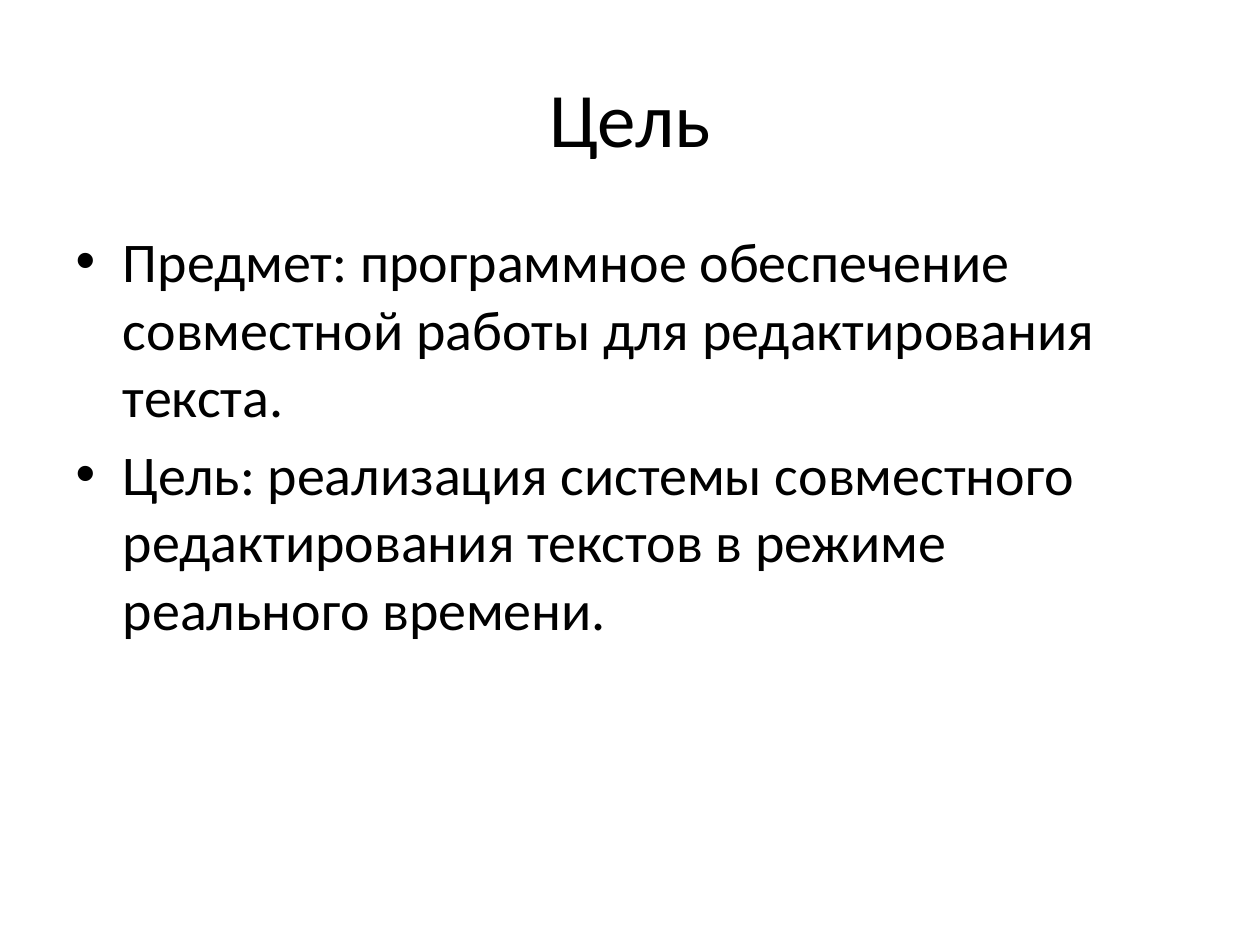
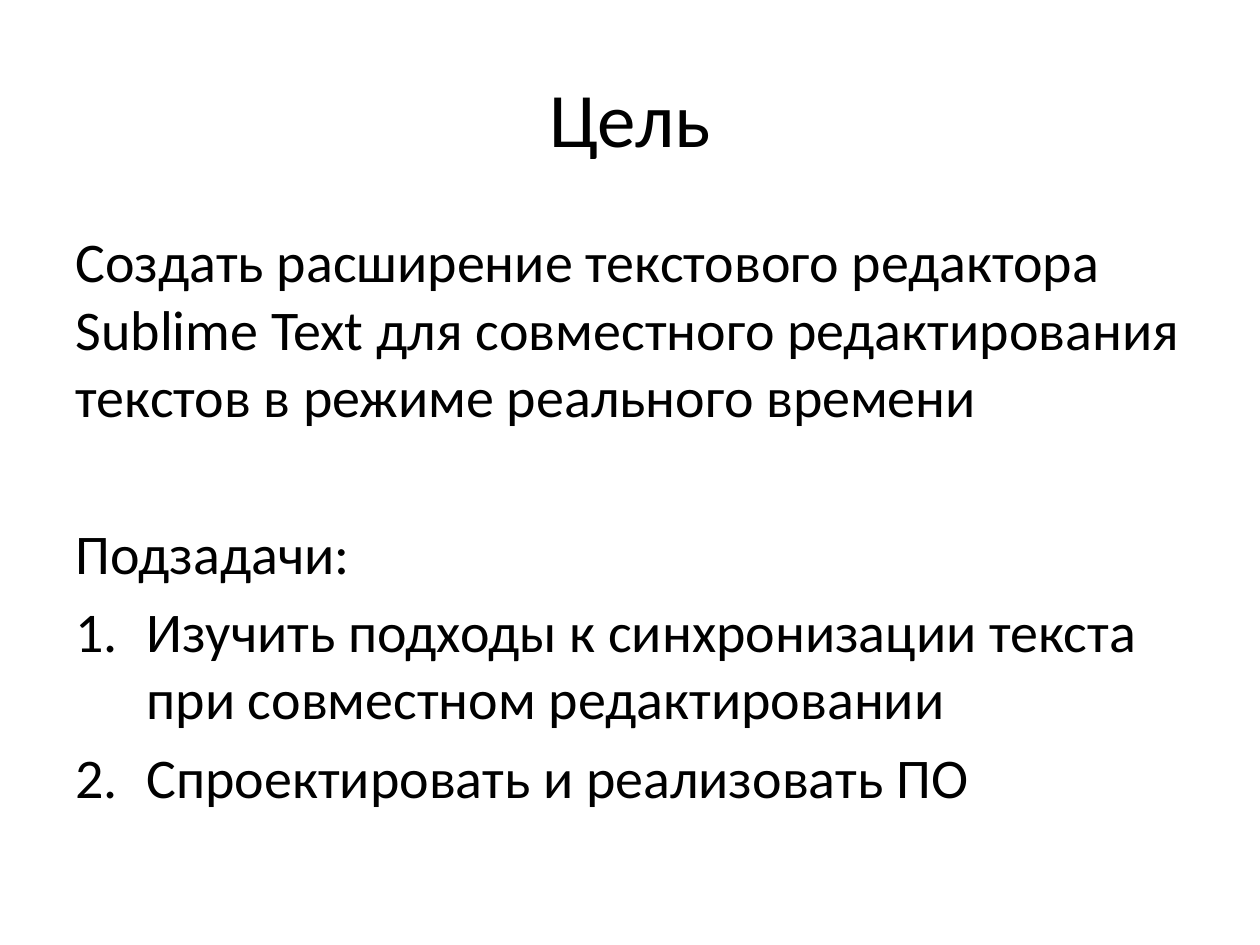
Before and after one commit to mikhail-putilov/archive, a slide deck: slide 2 of ВКР Путилов М.Ю. Презентация.pptx. Drawn at 1260x945 pixels with LibreOffice and Linux fonts; fonts in the diff are those of the drawing. Boxes give left, top, right and bottom in pixels: in the first picture for what was removed or moved away, otherwise in the second. Text is boxed around its words. In the diff, an @@ line names an element or a change of style, - is before the commit and + after.

```diff
--- a/ВКР Путилов М.Ю. Презентация.pptx
+++ b/ВКР Путилов М.Ю. Презентация.pptx
@@ text at box(76, 245, 1179, 807): text changed @@
-• Предмет: программное обеспечение совместной работы для редактирования текста.
-• Цель: реализация системы совместного редактирования текстов в режиме реального времени.
+Создать расширение текстового редактора Sublime Text для совместного редактирования текстов в режиме реального времени
+Подзадачи:
+1. Изучить подходы к синхронизации текста при совместном редактировании
+2. Спроектировать и реализовать ПО
```
Also in this commit, not shown: 4 other slides changed, 16 slides added, 20 slides removed, 17 other files.
